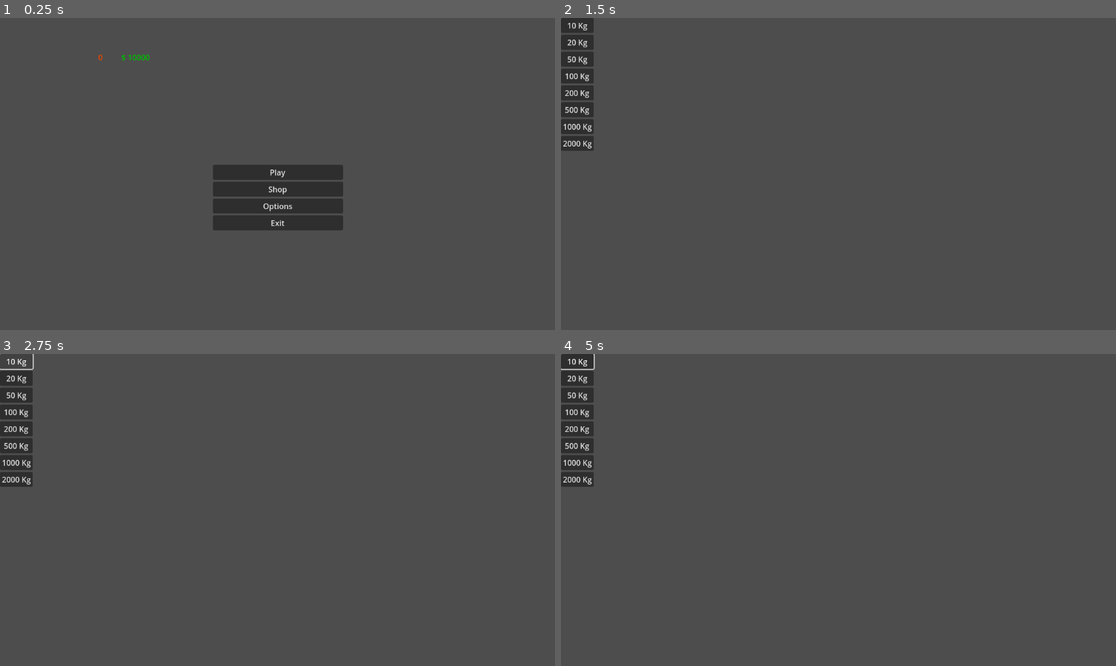
Above: before the commit, frames 1-4 (two rows, left to right).
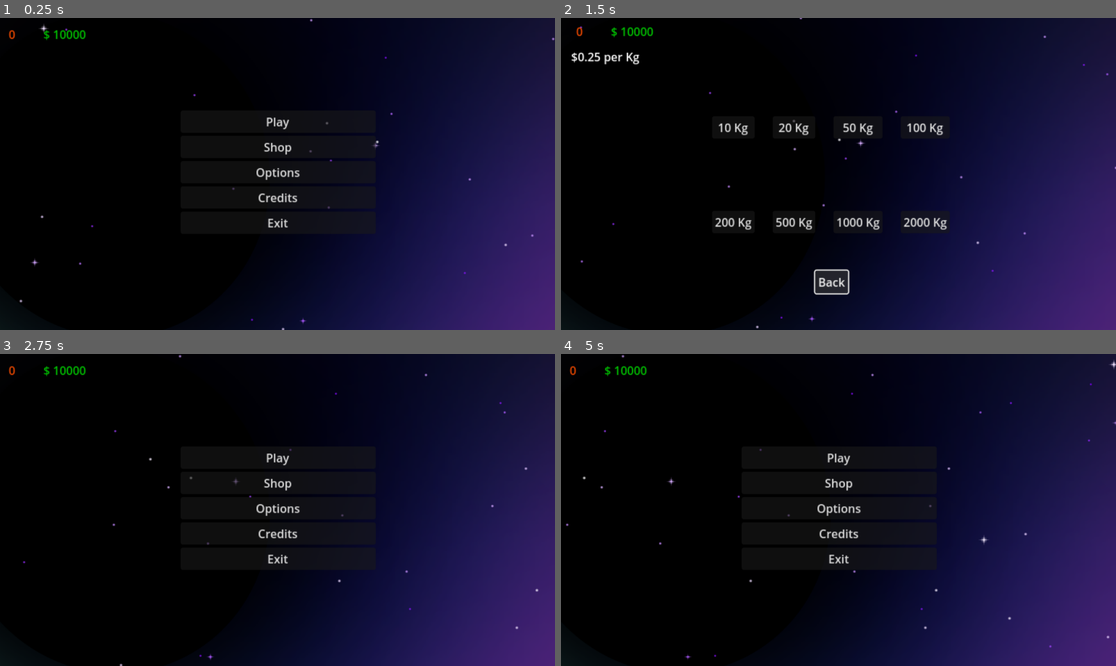
Above: after the commit, the same moments.

Repository: MystrMeat/Game_Jam_2025_Group4
Game: Godot game, scene res://Scenes/main_menu.tscn
Two runs of this game, one before a commit and one after it. Both use one fixed random seed, a clock stepped at 60 frames per second and the inputs below.
Inputs (mouse positions are in pixels of both pictures, inside the frame that each line leads up to):
- Up to frame 1 (0.25 s): no input
- Up to frame 2 (1.5 s): click "Shop" at 0.5 s; click (832, 283) at 1.25 s, where only the run after the commit has a clickable "Back"
- Up to frame 3 (2.75 s): click "10 Kg" at 2 s
- Up to frame 4 (5 s): click (838, 506) at 2.75 s, where only the run after the commit has a clickable "Options"; click (838, 534) at 3.5 s, where only the run after the commit has a clickable "Credits"; click (832, 594) at 4.25 s, where only the run after the commit has a clickable "Back"

The runs differ from the first frame. In frame 1, 100% of the frame differs, in the area x 0-100%, y 0-100%; in frame 2, 100%; in frame 3, 100%; in frame 4, 100%.

Commit message:
Credits, Buttons, etc.
Added a credits scene, added button functionality and added backgrounds to scenes

Diff:
--- /dev/null
+++ b/Scenes/credits.tscn
@@ -0,0 +1,83 @@
+[gd_scene load_steps=5 format=3 uid="uid://bjrlj4jopg1qs"]
+
+[ext_resource type="Script" uid="uid://d1h2c5roguy2f" path="res://Scripts/credits.gd" id="1_ccovl"]
+[ext_resource type="Shader" uid="uid://bhl5hejiekm6q" path="res://Shaders/star_parallax.gdshader" id="1_gryuy"]
+[ext_resource type="Texture2D" uid="uid://bh55t77q1ubdj" path="res://Assets/title_screen/Background_NoStars.png" id="2_ccovl"]
+
+[sub_resource type="ShaderMaterial" id="ShaderMaterial_1bamb"]
+shader = ExtResource("1_gryuy")
+shader_parameter/dimensions = Vector2(1024, 600)
+shader_parameter/small_stars = 50.0
+shader_parameter/small_stars_far_size = 0.3
+shader_parameter/small_stars_near_size = 0.4
+shader_parameter/large_stars = 8.0
+shader_parameter/large_stars_far_size = 0.1
+shader_parameter/large_stars_near_size = 0.2
+shader_parameter/far_stars_color = Color(0.5, 0, 1, 1)
+shader_parameter/near_stars_color = Color(1, 1, 1, 1)
+shader_parameter/base_scroll_speed = 0.02
+shader_parameter/additional_scroll_speed = 0.07
+
+[node name="Credits" type="Node2D"]
+script = ExtResource("1_ccovl")
+
+[node name="Timer" type="Timer" parent="."]
+wait_time = 0.5
+
+[node name="BackgroundNoStars" type="Sprite2D" parent="."]
+material = SubResource("ShaderMaterial_1bamb")
+position = Vector2(576, 324)
+scale = Vector2(0.6, 0.6)
+texture = ExtResource("2_ccovl")
+
+[node name="credits_menu" type="Control" parent="."]
+layout_mode = 3
+anchors_preset = 0
+offset_right = 1152.0
+offset_bottom = 648.0
+
+[node name="ColorRect" type="ColorRect" parent="credits_menu"]
+layout_mode = 1
+anchors_preset = -1
+anchor_left = 0.103
+anchor_top = 0.113
+anchor_right = 0.874
+anchor_bottom = 0.898
+grow_horizontal = 2
+grow_vertical = 2
+color = Color(0.0196078, 0.0352941, 0.117647, 0.741176)
+
+[node name="CreditsTxt" type="RichTextLabel" parent="credits_menu/ColorRect"]
+layout_mode = 1
+anchors_preset = -1
+anchor_left = 0.03
+anchor_top = 0.068
+anchor_right = 0.955
+anchor_bottom = 0.92
+grow_horizontal = 2
+grow_vertical = 2
+bbcode_enabled = true
+text = "[center]Credits
+
+Programming
+MysterMeat, StR-Lite
+
+Design
+Crowbird, StR-Lite
+
+Audio
+Crowbird
+
+Illustration
+Griffingalactic[/center]"
+
+[node name="Back" type="Button" parent="credits_menu/ColorRect"]
+layout_mode = 0
+offset_left = 400.0
+offset_top = 404.0
+offset_right = 481.0
+offset_bottom = 442.0
+text = "Back"
+
+[connection signal="timeout" from="Timer" to="." method="_on_timer_timeout"]
+[connection signal="pressed" from="credits_menu/ColorRect/Back" to="." method="_on_back_pressed"]
--- a/Scenes/game.tscn
+++ b/Scenes/game.tscn
@@ -1,11 +1,14 @@
-[gd_scene load_steps=3 format=3 uid="uid://d3njkcwdvyclr"]
+[gd_scene load_steps=4 format=3 uid="uid://d3njkcwdvyclr"]
 
 [ext_resource type="PackedScene" uid="uid://ejjh63y8scsy" path="res://Scenes/ball.tscn" id="1_ebmjs"]
 [ext_resource type="Script" uid="uid://bsreyydqg7aet" path="res://Scripts/game.gd" id="1_qxrlw"]
+[ext_resource type="PackedScene" uid="uid://wu84ubnk1cmi" path="res://Scenes/global.tscn" id="2_wrm1d"]
 
 [node name="Game" type="Node2D"]
 script = ExtResource("1_qxrlw")
 
+[node name="Global" parent="." instance=ExtResource("2_wrm1d")]
+
 [node name="Camera2D" type="Camera2D" parent="."]
 
 [node name="Ball" parent="." instance=ExtResource("1_ebmjs")]
--- a/Scenes/global.tscn
+++ b/Scenes/global.tscn
@@ -7,6 +7,8 @@
 anchors_preset = 15
 anchor_right = 1.0
 anchor_bottom = 1.0
+offset_left = -2.0
+offset_right = -2.0
 grow_horizontal = 2
 grow_vertical = 2
 script = ExtResource("1_koean")
--- a/Scenes/main_menu.tscn
+++ b/Scenes/main_menu.tscn
@@ -1,20 +1,50 @@
-[gd_scene load_steps=2 format=3 uid="uid://c34qdg3a6yjc3"]
+[gd_scene load_steps=6 format=3 uid="uid://c34qdg3a6yjc3"]
 
 [ext_resource type="Script" uid="uid://bb8onw2y5qw06" path="res://Scripts/main_menu.gd" id="1_28flt"]
+[ext_resource type="Shader" uid="uid://bhl5hejiekm6q" path="res://Shaders/star_parallax.gdshader" id="2_1ehe0"]
+[ext_resource type="PackedScene" uid="uid://wu84ubnk1cmi" path="res://Scenes/global.tscn" id="2_ce3w2"]
+[ext_resource type="Texture2D" uid="uid://bh55t77q1ubdj" path="res://Assets/title_screen/Background_NoStars.png" id="3_ce3w2"]
+
+[sub_resource type="ShaderMaterial" id="ShaderMaterial_n45e2"]
+shader = ExtResource("2_1ehe0")
+shader_parameter/dimensions = Vector2(1024, 600)
+shader_parameter/small_stars = 50.0
+shader_parameter/small_stars_far_size = 0.3
+shader_parameter/small_stars_near_size = 0.4
+shader_parameter/large_stars = 8.0
+shader_parameter/large_stars_far_size = 0.1
+shader_parameter/large_stars_near_size = 0.2
+shader_parameter/far_stars_color = Color(0.5, 0, 1, 1)
+shader_parameter/near_stars_color = Color(1, 1, 1, 1)
+shader_parameter/base_scroll_speed = 0.02
+shader_parameter/additional_scroll_speed = 0.07
 
 [node name="Main Menu" type="Node2D"]
 script = ExtResource("1_28flt")
+
+[node name="BackgroundNoStars" type="Sprite2D" parent="."]
+material = SubResource("ShaderMaterial_n45e2")
+position = Vector2(1, 1)
+scale = Vector2(0.6, 0.6)
+texture = ExtResource("3_ce3w2")
 
 [node name="Button Timer" type="Timer" parent="."]
 wait_time = 0.04
 
 [node name="Camera2D" type="Camera2D" parent="."]
+zoom = Vector2(1.5, 1.5)
+
+[node name="Global" parent="." instance=ExtResource("2_ce3w2")]
+offset_left = 0.0
+offset_top = 49.0
+offset_right = 0.0
+offset_bottom = 49.0
 
 [node name="Main Menu Options" type="MarginContainer" parent="."]
 offset_left = -134.0
-offset_top = -19.0
+offset_top = -88.0
 offset_right = 136.0
-offset_bottom = 136.0
+offset_bottom = 83.0
 size_flags_horizontal = 4
 
 [node name="VBoxContainer" type="VBoxContainer" parent="Main Menu Options"]
@@ -32,6 +62,10 @@
 layout_mode = 2
 text = "Options"
 
+[node name="Credits" type="Button" parent="Main Menu Options/VBoxContainer"]
+layout_mode = 2
+text = "Credits"
+
 [node name="Exit" type="Button" parent="Main Menu Options/VBoxContainer"]
 layout_mode = 2
 text = "Exit"
@@ -40,4 +74,5 @@
 [connection signal="pressed" from="Main Menu Options/VBoxContainer/Play" to="." method="_on_play_pressed"]
 [connection signal="pressed" from="Main Menu Options/VBoxContainer/Shop" to="." method="_on_shop_pressed"]
 [connection signal="pressed" from="Main Menu Options/VBoxContainer/Options" to="." method="_on_options_pressed"]
+[connection signal="pressed" from="Main Menu Options/VBoxContainer/Credits" to="." method="_on_credits_pressed"]
 [connection signal="pressed" from="Main Menu Options/VBoxContainer/Exit" to="." method="_on_exit_pressed"]
--- a/Scenes/shop.tscn
+++ b/Scenes/shop.tscn
@@ -1,4 +1,23 @@
-[gd_scene format=3 uid="uid://b0pbhgx1cs4wi"]
+[gd_scene load_steps=6 format=3 uid="uid://b0pbhgx1cs4wi"]
+
+[ext_resource type="Shader" uid="uid://bhl5hejiekm6q" path="res://Shaders/star_parallax.gdshader" id="1_2shtd"]
+[ext_resource type="Script" uid="uid://m8oqp3hg1n1w" path="res://Scripts/shop.gd" id="1_fdj0q"]
+[ext_resource type="Texture2D" uid="uid://bh55t77q1ubdj" path="res://Assets/title_screen/Background_NoStars.png" id="2_io27d"]
+[ext_resource type="PackedScene" uid="uid://wu84ubnk1cmi" path="res://Scenes/global.tscn" id="3_io27d"]
+
+[sub_resource type="ShaderMaterial" id="ShaderMaterial_fdj0q"]
+shader = ExtResource("1_2shtd")
+shader_parameter/dimensions = Vector2(1024, 600)
+shader_parameter/small_stars = 50.0
+shader_parameter/small_stars_far_size = 0.3
+shader_parameter/small_stars_near_size = 0.4
+shader_parameter/large_stars = 8.0
+shader_parameter/large_stars_far_size = 0.1
+shader_parameter/large_stars_near_size = 0.2
+shader_parameter/far_stars_color = Color(0.5, 0, 1, 1)
+shader_parameter/near_stars_color = Color(1, 1, 1, 1)
+shader_parameter/base_scroll_speed = 0.02
+shader_parameter/additional_scroll_speed = 0.07
 
 [node name="Shop" type="Control"]
 layout_mode = 3
@@ -7,14 +26,41 @@
 anchor_bottom = 1.0
 grow_horizontal = 2
 grow_vertical = 2
+script = ExtResource("1_fdj0q")
+
+[node name="Timer" type="Timer" parent="."]
+
+[node name="BackgroundNoStars" type="Sprite2D" parent="."]
+material = SubResource("ShaderMaterial_fdj0q")
+position = Vector2(3, -2)
+scale = Vector2(0.6, 0.6)
+texture = ExtResource("2_io27d")
+
+[node name="Camera2D" type="Camera2D" parent="."]
+position = Vector2(10, 0)
+zoom = Vector2(1.5, 1.5)
 
 [node name="MarginContainer" type="MarginContainer" parent="."]
-layout_mode = 0
-offset_right = 40.0
-offset_bottom = 40.0
+layout_mode = 1
+anchors_preset = 8
+anchor_left = 0.5
+anchor_top = 0.5
+anchor_right = 0.5
+anchor_bottom = 0.5
+offset_left = -935.0
+offset_top = -541.0
+offset_right = -217.0
+offset_bottom = -105.0
+grow_horizontal = 2
+grow_vertical = 2
 
 [node name="Buying Options" type="GridContainer" parent="MarginContainer"]
 layout_mode = 2
+size_flags_horizontal = 4
+size_flags_vertical = 4
+theme_override_constants/h_separation = 25
+theme_override_constants/v_separation = 100
+columns = 4
 
 [node name="Purchase 10" type="Button" parent="MarginContainer/Buying Options"]
 layout_mode = 2
@@ -47,3 +93,29 @@
 [node name="Purchase 2000" type="Button" parent="MarginContainer/Buying Options"]
 layout_mode = 2
 text = "2000 Kg"
+
+[node name="Global" parent="." instance=ExtResource("3_io27d")]
+layout_mode = 1
+offset_left = 19.0
+offset_top = 45.0
+offset_right = 19.0
+offset_bottom = 45.0
+
+[node name="Back" type="Button" parent="."]
+layout_mode = 0
+offset_left = -22.0
+offset_top = 134.0
+offset_right = 23.0
+offset_bottom = 165.0
+text = "Back"
+
+[node name="Currency conversion" type="Label" parent="."]
+layout_mode = 0
+offset_left = -360.0
+offset_top = -174.0
+offset_right = -265.0
+offset_bottom = -151.0
+text = "$0.25 per Kg"
+
+[connection signal="timeout" from="Timer" to="." method="_on_timer_timeout"]
+[connection signal="pressed" from="Back" to="." method="_on_back_pressed"]
--- a/Scenes/title.tscn
+++ b/Scenes/title.tscn
@@ -1,6 +1,6 @@
 [gd_scene load_steps=6 format=3 uid="uid://cb1bp6vb5lnwp"]
 
-[ext_resource type="Script" uid="uid://010ublnp8sde" path="res://Scenes/title.gd" id="1_w31pl"]
+[ext_resource type="Script" uid="uid://010ublnp8sde" path="res://Scripts/title.gd" id="1_w31pl"]
 [ext_resource type="Texture2D" uid="uid://bh55t77q1ubdj" path="res://Assets/title_screen/Background_NoStars.png" id="2_ekrfg"]
 [ext_resource type="Shader" uid="uid://bhl5hejiekm6q" path="res://Shaders/star_parallax.gdshader" id="2_fp2oq"]
 [ext_resource type="Texture2D" uid="uid://cp0dxx5pww388" path="res://icon.svg" id="4_q2qps"]
--- /dev/null
+++ b/Scripts/credits.gd
@@ -0,0 +1,20 @@
+extends Node2D
+
+@onready var timer: Timer = $Timer
+
+# Called when the node enters the scene tree for the first time.
+func _ready() -> void:
+	pass # Replace with function body.
+
+
+# Called every frame. 'delta' is the elapsed time since the previous frame.
+func _process(delta: float) -> void:
+	pass
+
+
+func _on_back_pressed() -> void: # Back pressed on credit screen
+	timer.start()
+
+
+func _on_timer_timeout() -> void:
+	get_tree().change_scene_to_file("res://Scenes/main_menu.tscn")
--- a/Scripts/main_menu.gd
+++ b/Scripts/main_menu.gd
@@ -19,12 +19,12 @@
 
 
 func _on_shop_pressed() -> void: # shop menu pressed on main menu
-	get_tree().change_scene_to_file("res://Scenes/shop.tscn")
+	button_timer.start()
+	n = 3
 
 
 func _on_options_pressed() -> void: # options menu pressed on main menu
-	button_timer.start()
-	n = 3
+	pass
 
 
 func _on_exit_pressed() -> void: # exit pressed on main menu
@@ -33,9 +33,16 @@
 
 
 func _on_button_timer_timeout() -> void:
-	if n == 1:
+	if n == 1: # exit game
 		get_tree().quit()
-	elif n == 2:
+	elif n == 2: # play game
 		get_tree().change_scene_to_file("res://Scenes/game.tscn")
-	elif n == 3:
+	elif n == 3: # enter shop
 		get_tree().change_scene_to_file("res://Scenes/shop.tscn")
+	elif n == 4: # credits
+		get_tree().change_scene_to_file("res://Scenes/credits.tscn")
+
+
+func _on_credits_pressed() -> void: # credit screen pressed
+	button_timer.start()
+	n = 4
--- /dev/null
+++ b/Scripts/shop.gd
@@ -0,0 +1,20 @@
+extends Control
+
+@onready var timer: Timer = $Timer
+@onready var global: Control = $Global
+
+# Called when the node enters the scene tree for the first time.
+func _ready() -> void:
+	pass # Replace with function body.
+
+
+# Called every frame. 'delta' is the elapsed time since the previous frame.
+func _process(delta: float) -> void:
+	pass
+
+
+func _on_back_pressed() -> void: # back pressed on shop screen
+	timer.start()
+
+func _on_timer_timeout() -> void:
+	get_tree().change_scene_to_file("res://Scenes/main_menu.tscn")
Not shown, added: Scripts/credits.gd.uid
Not shown, added: Scripts/shop.gd.uid
Renamed: Scenes/title.gd -> Scripts/title.gd
Renamed: Scenes/title.gd.uid -> Scripts/title.gd.uid
